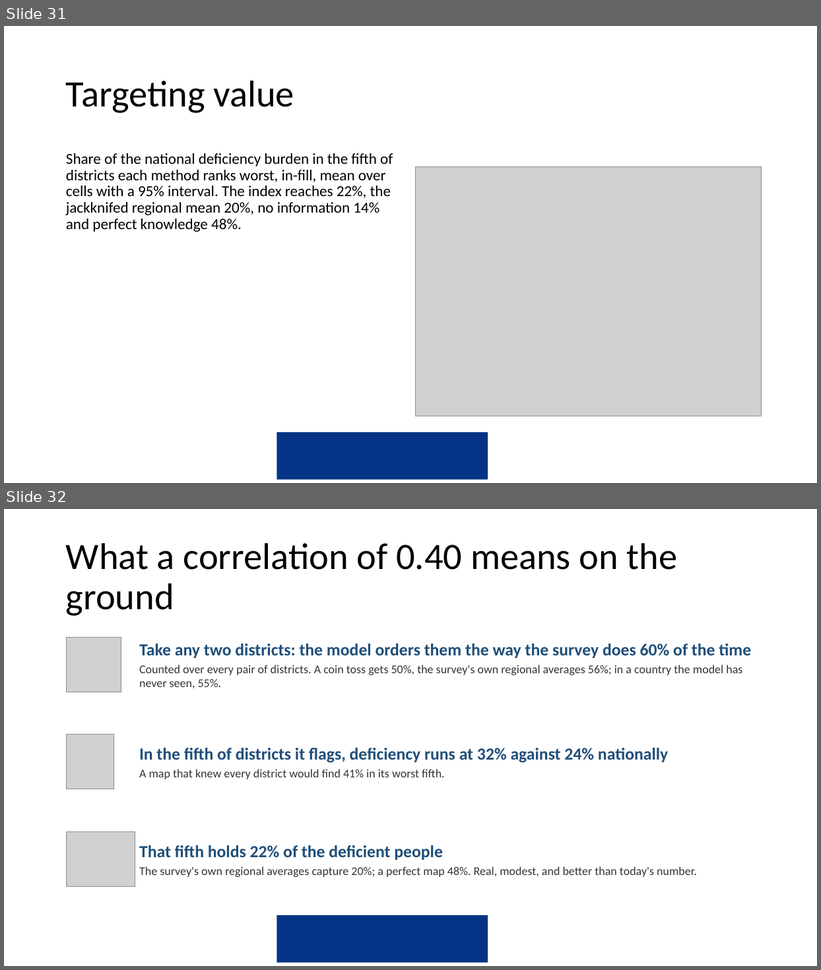
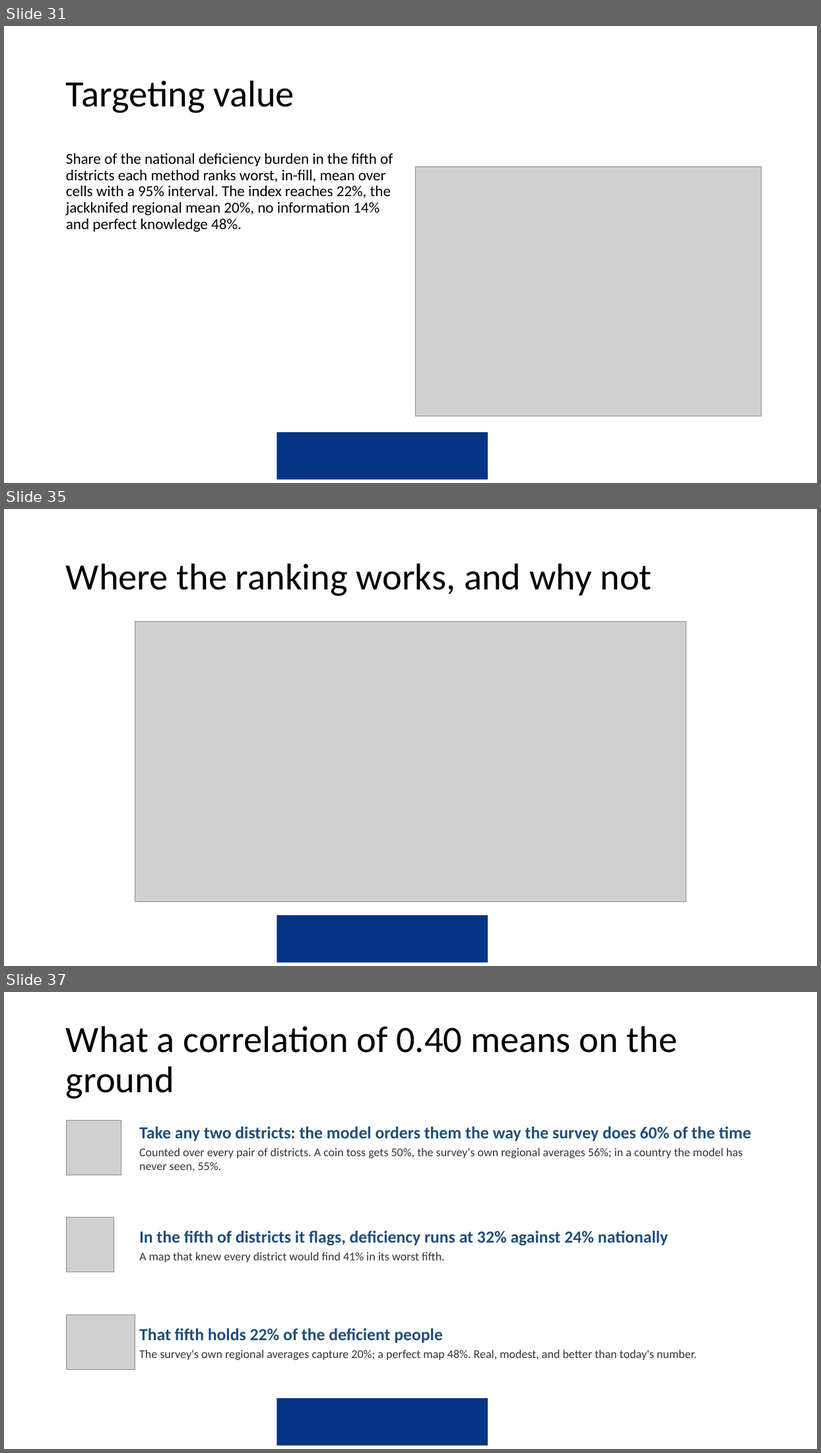
Before and after one commit to amertens/mn-prediction, a slide deck: docs/slides/MN-proxy-full-talk-2026-09.pptx. Shown one above the other, each under a label of ours: slides 31 and 32 before the commit, slides 31, 35 and 37 after it; the slides between them are not shown. The pictures are 821x970 and 821x1453 pixels, drawn with LibreOffice and Linux fonts; fonts in the diff are those of the drawing; grey boxes stand for pictures; background and template pictures are left out. Boxes give left, top, right and bottom in pixels: in the first picture for what was removed or moved away, otherwise in the second. Text is boxed around its words. In the diff, an @@ line names an element or a change of style, - is before the commit and + after.

```diff
--- a/docs/slides/MN-proxy-full-talk-2026-09.pptx
+++ b/docs/slides/MN-proxy-full-talk-2026-09.pptx
@@ slide 35 added at box(4, 509, 817, 966), background #FFFFFF; not listed: 1 template element that a slide beside it also shows @@
@@ title added at box(66, 563, 651, 596), 44 pt, text #000000 @@
+Where the ranking works, and why not
@@ picture added at box(135, 622, 686, 902) @@
@@ what was slide 32 is now slide 37 @@
```
Also in this commit, not shown: 9 slides changed, 4 other slides added, 3 other files.
